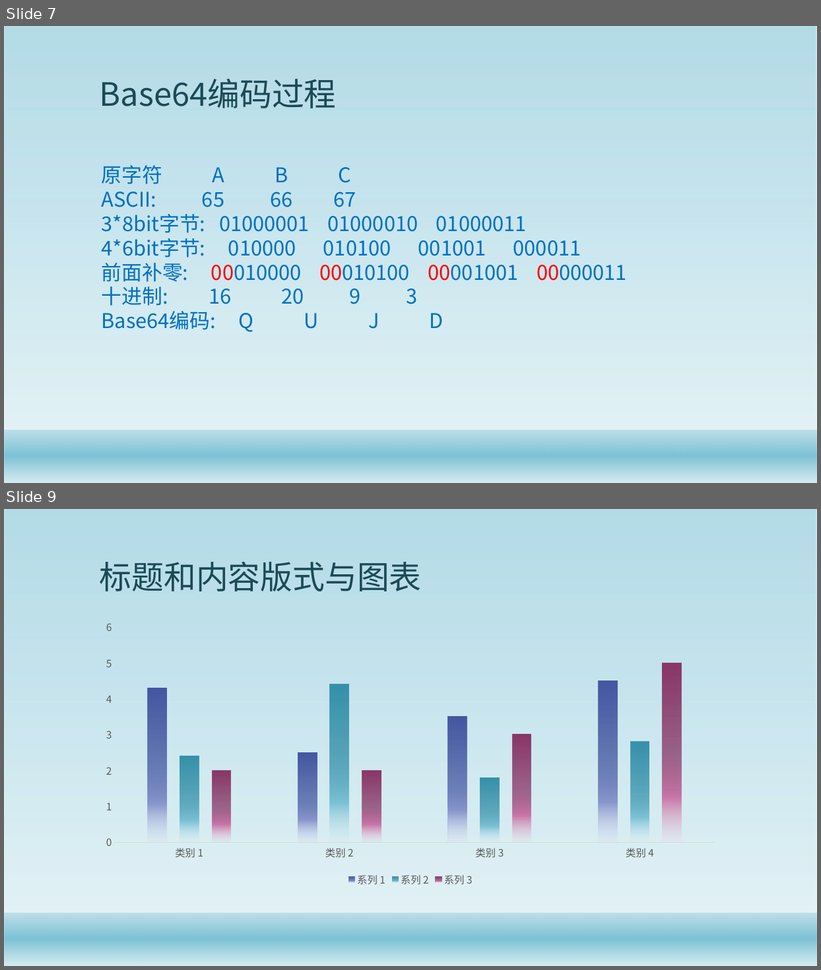
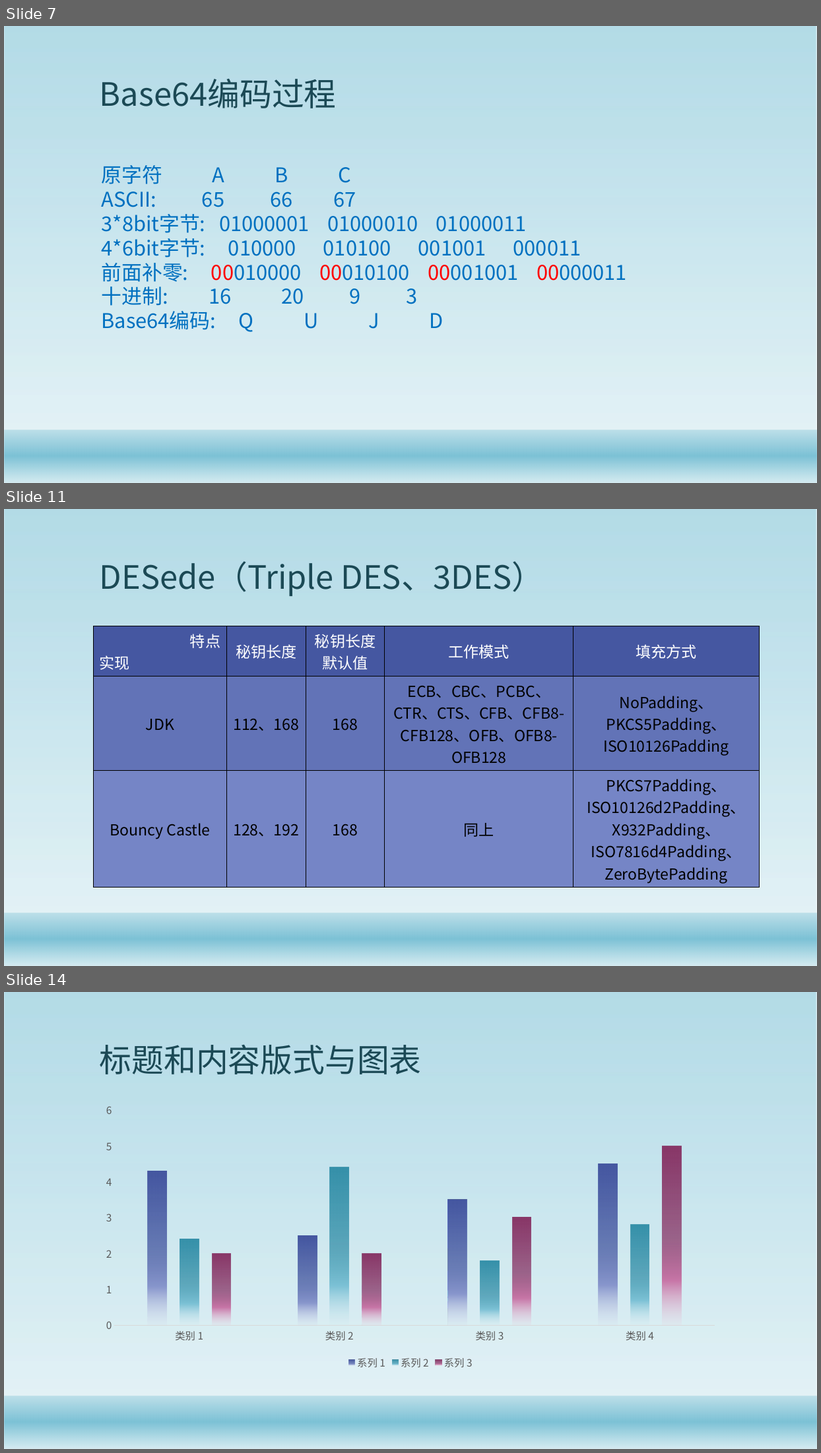
Before and after one commit to gaozhuo/java-security-doc, a slide deck: Java安全架构.pptx. Shown one above the other, each under a label of ours: slides 7 and 9 before the commit, slides 7, 11 and 14 after it; the slides between them are not shown. The pictures are 821x970 and 821x1453 pixels, drawn with LibreOffice and Linux fonts; fonts in the diff are those of the drawing; background and template pictures are left out. Boxes give left, top, right and bottom in pixels: in the first picture for what was removed or moved away, otherwise in the second. Text is boxed around its words. In the diff, an @@ line names an element or a change of style, - is before the commit and + after.

```diff
--- a/Java安全架构.pptx
+++ b/Java安全架构.pptx
@@ slide 11 added at [4, 509, 817, 966], background #FFFFFF; not listed: 2 template elements that a slide beside it also shows @@
@@ title added at [100, 561, 545, 596], 38 pt, text #1B4855 @@
+DESede（Triple DES、3DES）
@@ table added at [94, 626, 760, 886], 3 rows, 5 columns @@
+特点 / 实现 | 秘钥长度 | 秘钥长度默认值 | 工作模式 | 填充方式
+JDK | 112、168 | 168 | ECB、CBC、PCBC、CTR、CTS、CFB、CFB8-CFB128、OFB、OFB8-OFB128 | NoPadding、PKCS5Padding、ISO10126Padding
+Bouncy Castle | 128、192 | 168 | 同上 | PKCS7Padding、ISO10126d2Padding、 X932Padding、ISO7816d4Padding、 ZeroBytePadding
@@ what was slide 9 is now slide 14 @@
```
Also in this commit, not shown: 1 slide changed, 4 other slides added, 15 other files.
